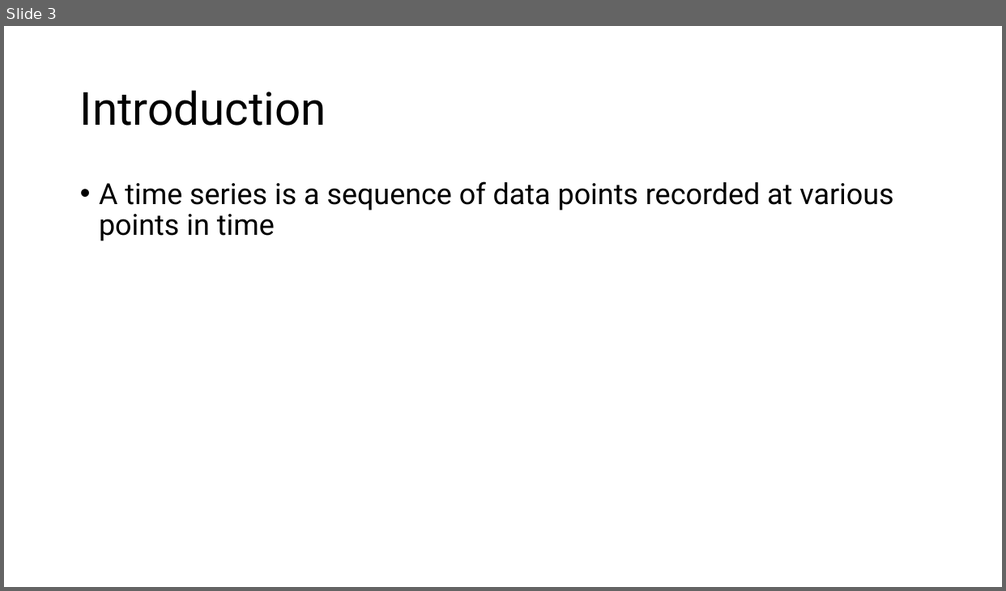
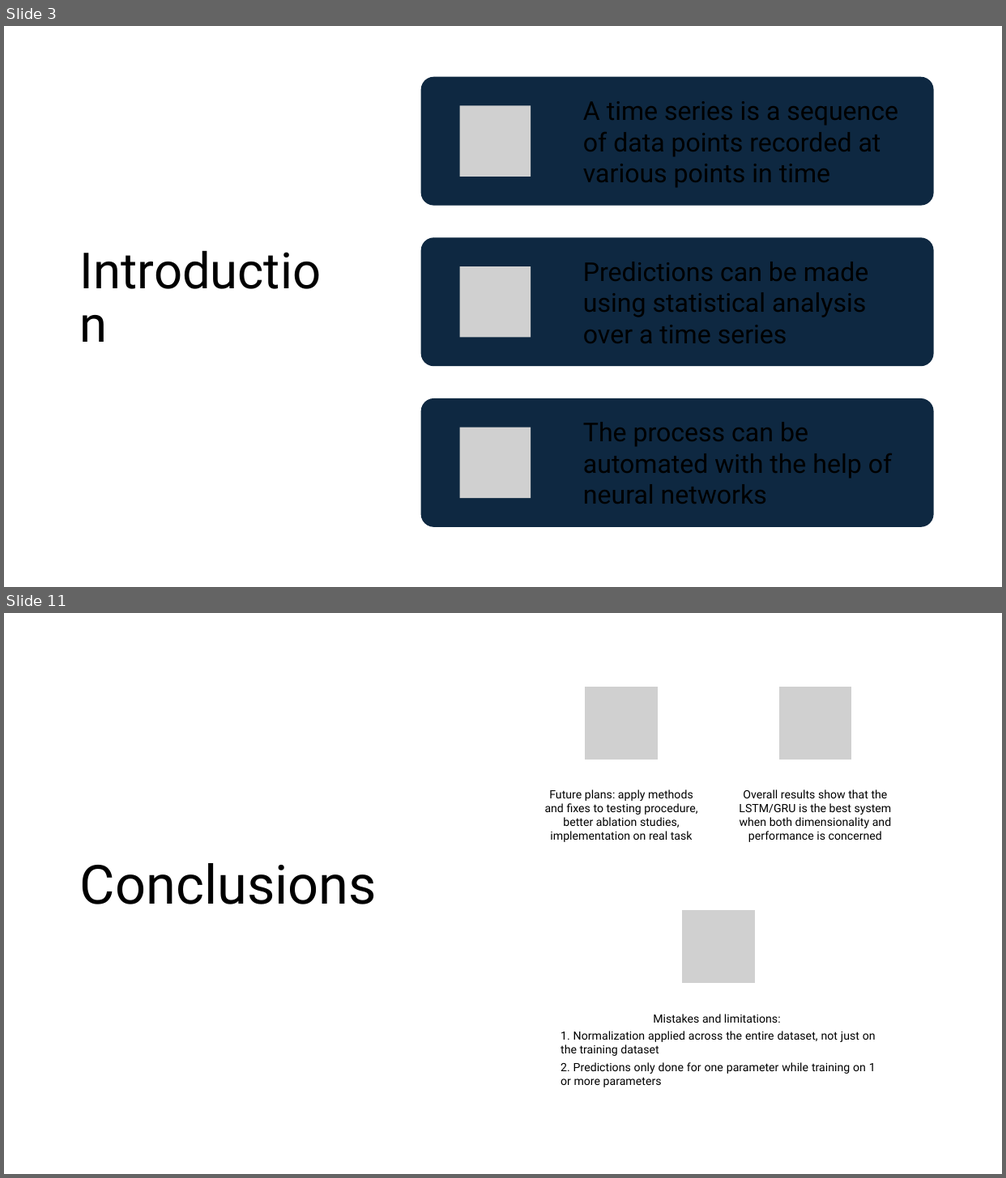
Before and after one commit to somecomfyguy/Project_IA2, a slide deck: meche_mircea_project_ia2.pptx. Shown one above the other, each under a label of ours: slide 3 before the commit, slides 3 and 11 after it; the slides between them are not shown. The pictures are 1006x591 and 1006x1178 pixels, drawn with LibreOffice and Linux fonts; fonts in the diff are those of the drawing; grey boxes stand for pictures. Boxes give left, top, right and bottom in pixels: in the first picture for what was removed or moved away, otherwise in the second. Text is boxed around its words. In the diff, an @@ line names an element or a change of style, - is before the commit and + after.

```diff
--- a/meche_mircea_project_ia2.pptx
+++ b/meche_mircea_project_ia2.pptx
@@ slide 11 added at [4, 613, 1002, 1174], background #FFFFFF @@
@@ title added at [80, 863, 377, 905], 52 pt, text #000000 @@
+Conclusions
@@ group added at [545, 686, 892, 1088]: 3 pictures, 3 texts @@
+Future plans: apply methods and fixes to testing procedure, better ablation studies, implementation on real task
+Overall results show that the LSTM/GRU is the best system when both dimensionality and performance is concerned
+Mistakes and limitations:
+1. Normalization applied across the entire dataset, not just on the training dataset
+2. Predictions only done for one parameter while training on 1 or more parameters
@@ slide 3 changed as well @@
@@ title "Introduction": place and size @@
-title "Introduction" at [80, 90, 326, 126]
+title "Introduction" at [73, 71, 349, 527]
@@ title "Introduction" at [73, 71, 349, 527]: size 44 to 48 pt @@
@@ text removed at [99, 182, 893, 241] @@
-• A time series is a sequence of data points recorded at various points in time
@@ group added at [421, 77, 934, 527]: 3 rounded rectangles, 3 pictures @@
```
Also in this commit, not shown: 3 other slides changed, 6 other slides added, 3 slides removed, 1 other file.
